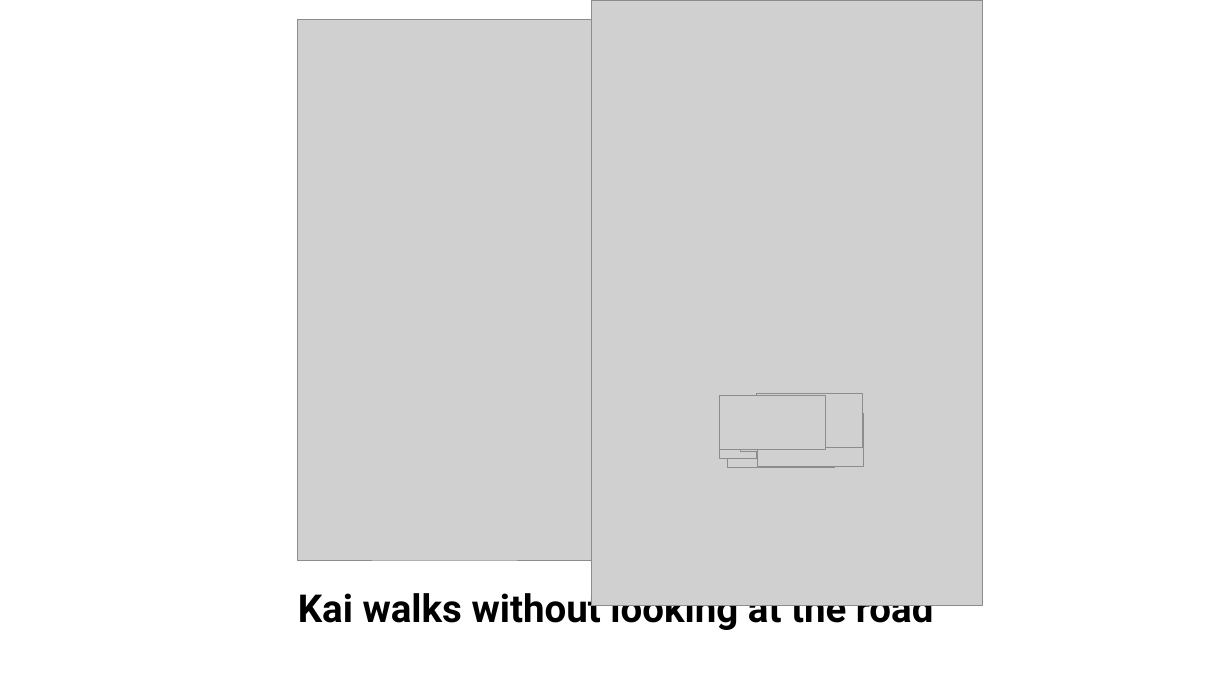
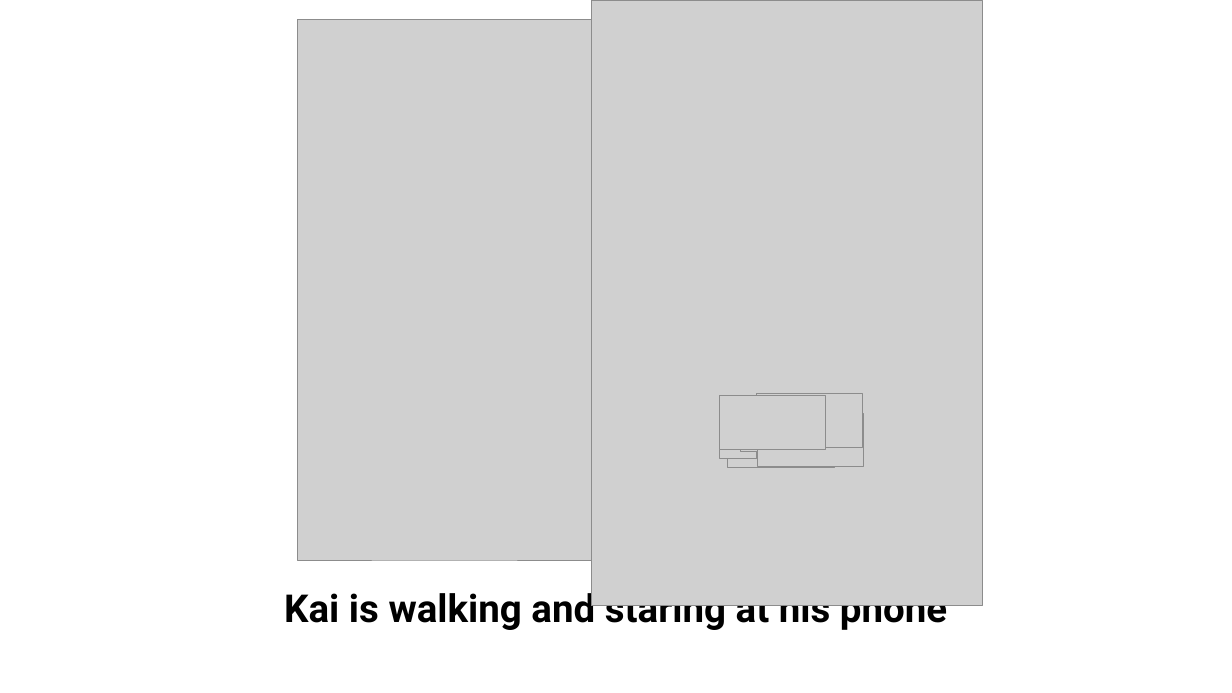
Before and after one commit to Katie-Lan/legal_cognition, a slide deck: slide 6 of code/experiments/experiment1/adults - v above zero/trailppt/kai and ruby above 0.pptx. Drawn at 1232x693 pixels with LibreOffice and Linux fonts; fonts in the diff are those of the drawing; grey boxes stand for pictures; background and template pictures are left out. Boxes give left, top, right and bottom in pixels: in the first picture for what was removed or moved away, otherwise in the second. Text is boxed around its words. In the diff, an @@ line names an element or a change of style, - is before the commit and + after.

```diff
--- a/code/experiments/experiment1/adults - v above zero/trailppt/kai and ruby above 0.pptx
+++ b/code/experiments/experiment1/adults - v above zero/trailppt/kai and ruby above 0.pptx
@@ text at box(284, 588, 947, 633): text changed @@
-Kai walks without looking at the road
+Kai is walking and staring at his phone
```
Also in this commit, not shown: 3 other slides changed, 8 other files.
